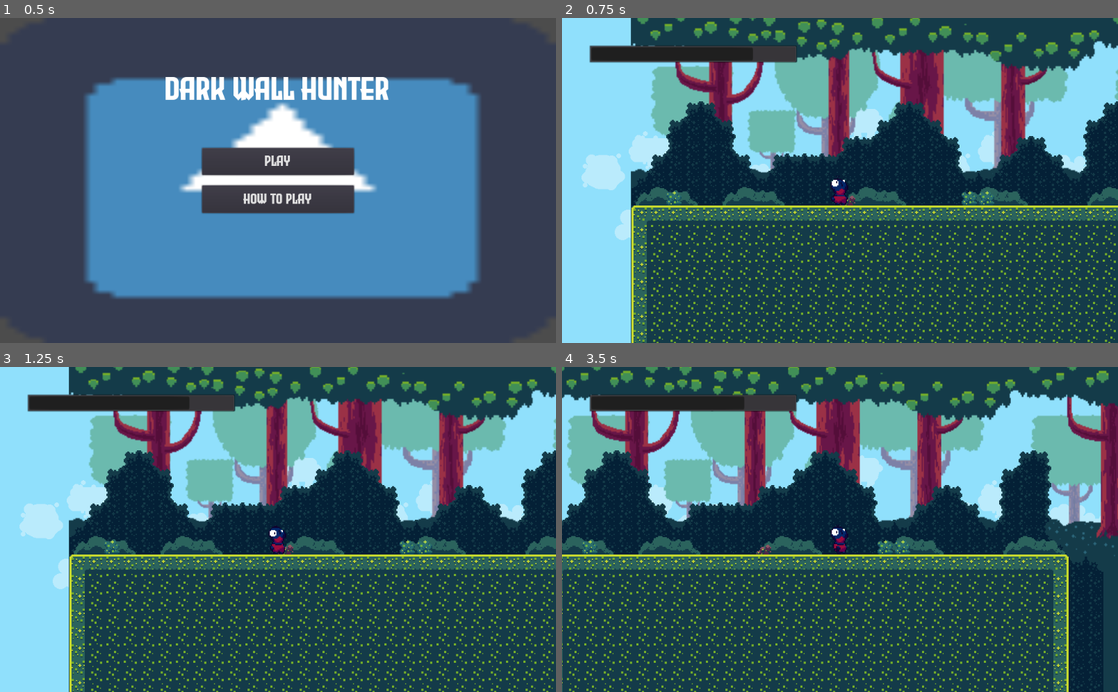
Above: before the commit, frames 1-4 (two rows, left to right).
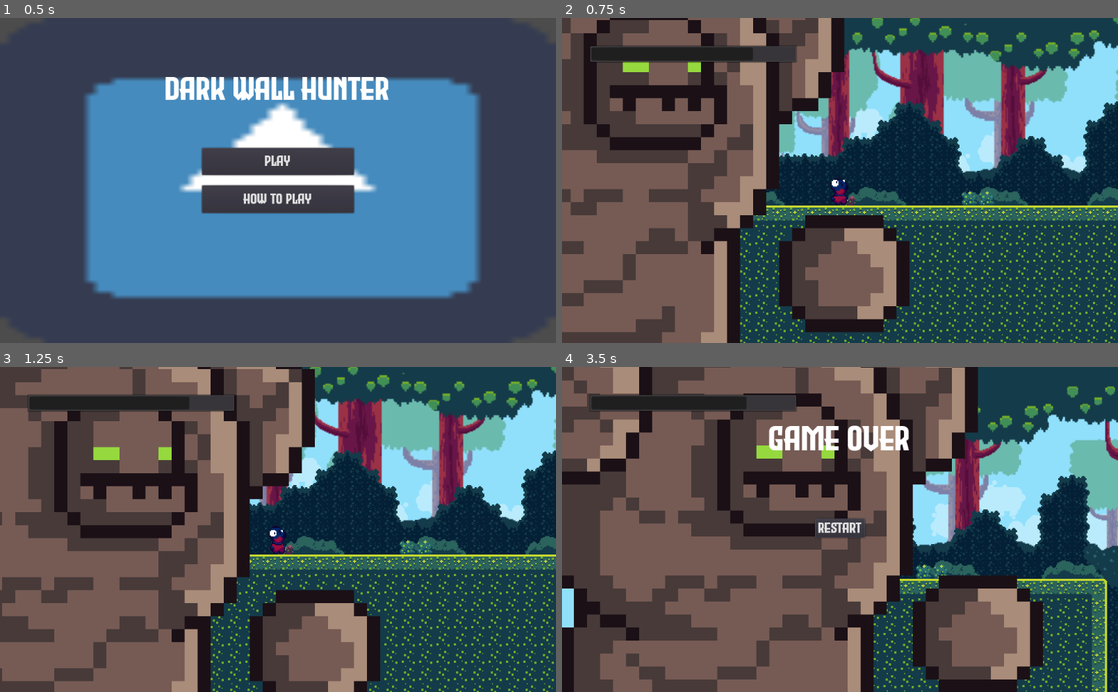
Above: after the commit, the same moments.

Repository: bosskab123/godot-wild-jam-36
Game: Godot game, scene res://scenes/uis/MainMenuUI.tscn
The game is run twice, just before and just after one commit, with the same random seed, the same clock (stepped at 60 frames per second) and the same inputs. The engine's default icon, where the game draws it, is replaced by a stand-in: a white triangle on a blue panel in a dark square.
Inputs:
- Up to frame 1 (0.5 s): no input
- Up to frame 2 (0.75 s): click "Play" at 0.5 s
- Up to frame 3 (1.25 s): no input
- Up to frame 4 (3.5 s): hold D (move_right) 1.28-2.03 s; tap Y (next_chunk) at 1.35, 2.85 s; tap W (jump) at 1.52, 2.27 s; hold A (move_left) 2.03-2.78 s; tap T (previous_chunk) at 2.1 s; hold D (move_right) from 2.78 s (still down)

Frame 1 is identical in both runs. In frame 2, 45% of the frame differs, in the area x 0-63%, y 0-100%; in frame 3, 52%; in frame 4, 90%, in the area x 0-100%, y 0-100%.

Commit message:
add dead wall sprites + adjust deadwall initial position

Diff:
--- a/scenes/obstacles/DeadWall.tscn
+++ b/scenes/obstacles/DeadWall.tscn
@@ -1,18 +1,59 @@
-[gd_scene load_steps=3 format=2]
+[gd_scene load_steps=11 format=2]
 
 [ext_resource path="res://scenes/obstacles/DeadWall.gd" type="Script" id=1]
+[ext_resource path="res://assets/sprites/Enchanted Forest Characters with animations.png" type="Texture" id=2]
 
 [sub_resource type="RectangleShape2D" id=1]
-extents = Vector2( 39.4249, 370.023 )
+extents = Vector2( 114.771, 370.023 )
+
+[sub_resource type="AtlasTexture" id=2]
+atlas = ExtResource( 2 )
+region = Rect2( 0, 459, 64, 51 )
+
+[sub_resource type="AtlasTexture" id=3]
+atlas = ExtResource( 2 )
+region = Rect2( 64, 459, 64, 51 )
+
+[sub_resource type="AtlasTexture" id=4]
+atlas = ExtResource( 2 )
+region = Rect2( 128, 459, 64, 51 )
+
+[sub_resource type="AtlasTexture" id=5]
+atlas = ExtResource( 2 )
+region = Rect2( 192, 459, 64, 51 )
+
+[sub_resource type="AtlasTexture" id=6]
+atlas = ExtResource( 2 )
+region = Rect2( 256, 459, 64, 51 )
+
+[sub_resource type="AtlasTexture" id=7]
+atlas = ExtResource( 2 )
+region = Rect2( 320, 459, 64, 51 )
+
+[sub_resource type="SpriteFrames" id=8]
+animations = [ {
+"frames": [ SubResource( 2 ), SubResource( 3 ), SubResource( 4 ), SubResource( 5 ), SubResource( 6 ), SubResource( 7 ) ],
+"loop": true,
+"name": "default",
+"speed": 5.0
+} ]
 
 [node name="DeadWall" type="Area2D"]
 pause_mode = 2
-position = Vector2( 0, 300 )
+position = Vector2( -279.387, 300 )
 z_index = 99
 collision_layer = 0
 script = ExtResource( 1 )
 
 [node name="CollisionShape2D" type="CollisionShape2D" parent="."]
+position = Vector2( 0, -71.7344 )
 shape = SubResource( 1 )
 
+[node name="AnimatedSprite" type="AnimatedSprite" parent="."]
+position = Vector2( -37.7549, -217.091 )
+scale = Vector2( 12, 12 )
+frames = SubResource( 8 )
+frame = 1
+playing = true
+
 [connection signal="body_entered" from="." to="." method="_on_DeadWall_body_entered"]
Binary file added: assets/sprites/Enchanted Forest Characters with animations.png
Not shown, added: assets/sprites/Enchanted Forest Characters with animations.png.import
